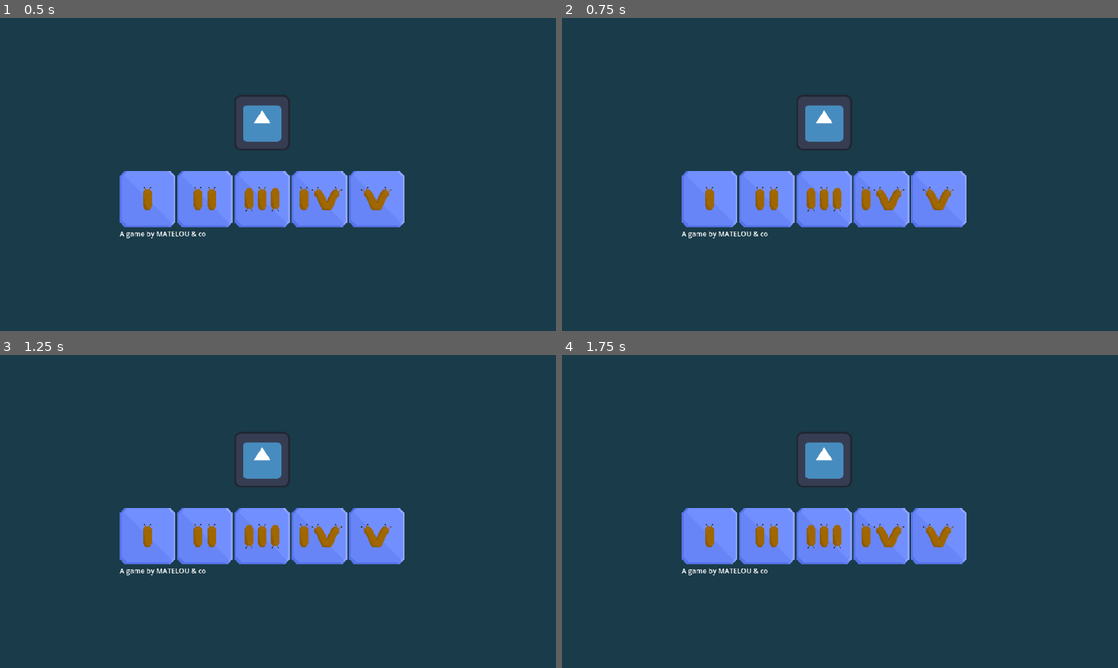
Above: before the commit, frames 1-4 (two rows, left to right).
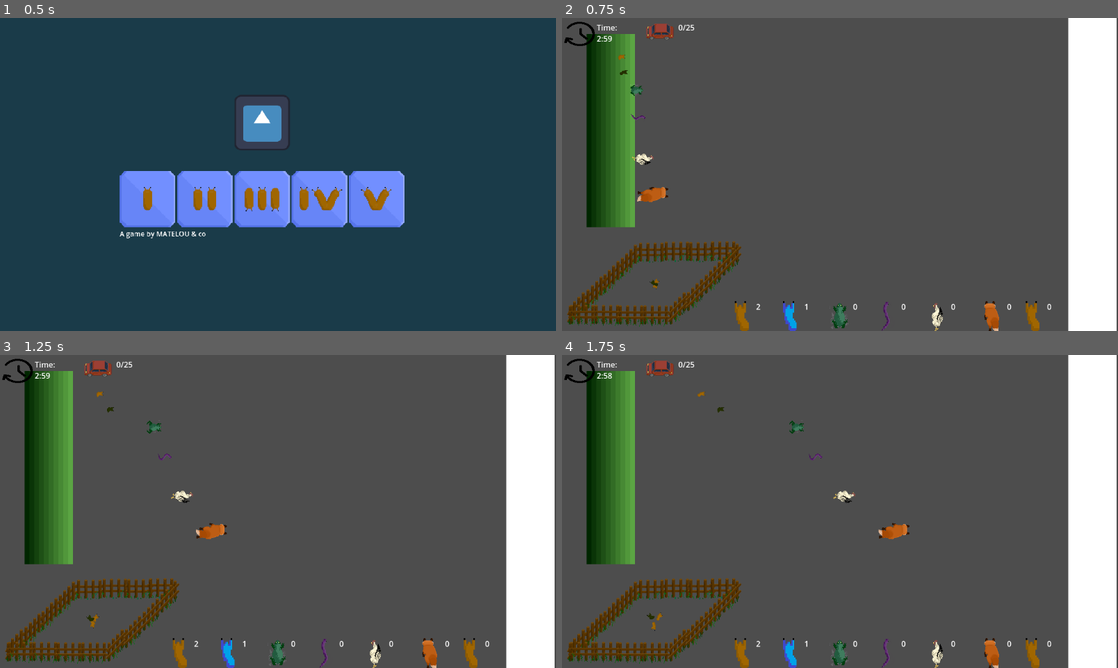
Above: after the commit, the same moments.

Repository: Skyepulse/LudumDare56
Game: Godot game, scene res://Level Scenes/control.tscn
Same seed, same stepped clock (60 frames per second), same inputs: the game is played once before the commit and once after it. The engine's default icon, where the game draws it, is replaced by a stand-in: a white triangle on a blue panel in a dark square.
Inputs (mouse positions are in pixels of both pictures, inside the frame that each line leads up to):
- Up to frame 1 (0.5 s): no input
- Up to frame 2 (0.75 s): click (712, 199) at 0.5 s
- Up to frame 3 (1.25 s): no input
- Up to frame 4 (1.75 s): click (712, 536) at 1.27 s

Frame 1 is identical in both runs. In frame 2, 99% of the frame differs, in the area x 0-100%, y 0-100%; in frame 3, 99%; in frame 4, 99%.

Commit message:
fixed level 1

Diff:
--- a/Level Scenes/Level1.tscn
+++ b/Level Scenes/Level1.tscn
@@ -1,7 +1,8 @@
-[gd_scene load_steps=13 format=3 uid="uid://xtcc75vdkcyi"]
+[gd_scene load_steps=13 format=3 uid="uid://ipu886jhxmh3"]
 
 [ext_resource type="PackedScene" uid="uid://4vvxaoggeiqn" path="res://PrefabScenes/vivier.tscn" id="1_1lgaw"]
 [ext_resource type="PackedScene" uid="uid://d0h4t8bmmobpp" path="res://Level Scenes/slug.tscn" id="1_qi1dv"]
+[ext_resource type="PackedScene" uid="uid://cik6fhixktwqq" path="res://Level Scenes/pause_menu.tscn" id="1_xjqyx"]
 [ext_resource type="PackedScene" uid="uid://brxn3wghyn815" path="res://PrefabScenes/winning_line.tscn" id="3_o5yjo"]
 [ext_resource type="PackedScene" uid="uid://s2nwtxsi3sdt" path="res://Level Scenes/toad.tscn" id="4_syjkf"]
 [ext_resource type="PackedScene" uid="uid://yvkon0gr243n" path="res://Level Scenes/snake.tscn" id="5_32qtx"]
@@ -29,12 +30,12 @@
 [node name="WinningLine" parent="." instance=ExtResource("3_o5yjo")]
 position = Vector2(1102, 291)
 
+[node name="Fox" parent="." instance=ExtResource("7_qh2pp")]
+position = Vector2(108, 362)
+state = 2
+
 [node name="Toad" parent="." instance=ExtResource("4_syjkf")]
 position = Vector2(101, 151)
-state = 2
-
-[node name="Fox" parent="." instance=ExtResource("7_qh2pp")]
-position = Vector2(108, 362)
 state = 2
 
 [node name="betterSlug" parent="." instance=ExtResource("9_73wku")]
@@ -49,14 +50,20 @@
 position = Vector2(103, 294)
 state = 2
 
-[node name="Throw Area" parent="." instance=ExtResource("11_aoj50")]
-position = Vector2(67, 255)
-
 [node name="CanvasLayer" type="CanvasLayer" parent="."]
 
 [node name="stack_control_ui" parent="CanvasLayer" instance=ExtResource("9_oglhl")]
+mouse_filter = 2
 
 [node name="level_info_ui" parent="CanvasLayer" instance=ExtResource("10_mbc1y")]
 mouse_filter = 2
 
-[node name="PauseMenu" parent="CanvasLayer" instance=ExtResource("1_xjqyx")]
+[node name="PauseMenu" parent="." instance=ExtResource("1_xjqyx")]
+offset_left = 579.0
+offset_top = 327.0
+offset_right = 579.0
+offset_bottom = 327.0
+scale = Vector2(2, 2)
+
+[node name="Throw Area" parent="." instance=ExtResource("11_aoj50")]
+position = Vector2(104, 234)
Not shown: 1 places in Level Scenes/Level1.tscn that only renumber resources
Not shown, removed: Level Scenes/Lev419B.tmp
